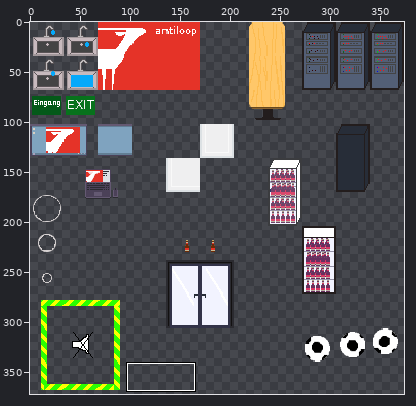
Two states of a sprite sheet, src/assets/Antiloop_Workadventure.png. Above, an overview of the earlier version with the close-up marked.
Close-up. Before the commit:
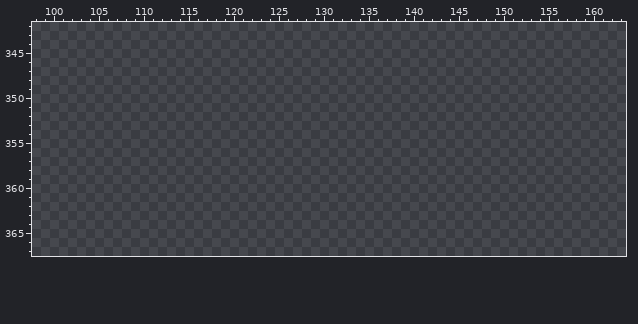
The file is 374x374 pixels. Pixels under 10% opacity are left out. Colours within 5 levels of each other are drawn and written as one. Shown: x 98..163, y 342..367. The wide view leaves out empty margins.
After:
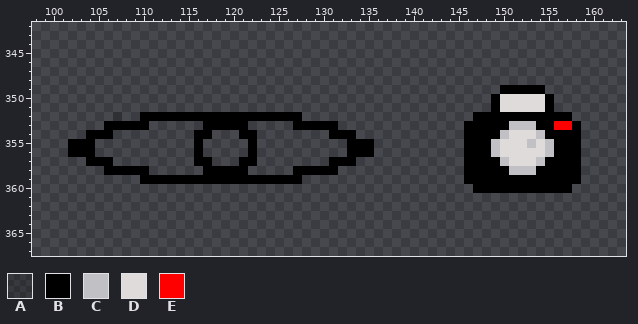
Palette (. is transparent): A #00000035  B #000000  C #c1c1c5  D #dfdbdb  E #ff0000
From old to new:
y 349: x 150..154 ..... -> BBBBB
y 350..351: x 149..155 ....... -> BDDDDDB
y 352: x 107 . -> A; x 110..127 .................. -> BBBBBBBBBBBBBBBBBB; x 147..157 ........... -> BBBBBBBBBBB
y 353: x 106..110 ..... -> BBBBB; x 117..121 ..... -> BBBBB; x 127..131 ..... -> BBBBB; x 146..158 ............. -> BBBBBCCCBBEEB
y 354: x 104..106 ... -> BBB; x 116..117 .. -> BB; x 121..122 .. -> BB; x 131..133 ... -> BBB; x 146..158 ............. -> BBBBCDDDCBBBB
y 355: x 102..104 ... -> BBB; x 116 . -> B; x 122 . -> B; x 133..135 ... -> BBB; x 146..158 ............. -> BBBCDDDCDCBBB
y 356: x 102..104 ... -> BBB; x 116 . -> B; x 122 . -> B; x 133..135 ... -> BBB; x 146..158 ............. -> BBBCDDDDDCBBB
y 357: x 104..106 ... -> BBB; x 116..117 .. -> BB; x 121..122 .. -> BB; x 131..133 ... -> BBB; x 146..158 ............. -> BBBBCDDDCBBBB
y 358: x 106..110 ..... -> BBBBB; x 117..121 ..... -> BBBBB; x 127..131 ..... -> BBBBB; x 146..158 ............. -> BBBBBCCCBBBBB
y 359: x 110..127 .................. -> BBBBBBBBBBBBBBBBBB; x 146..158 ............. -> BBBBBBBBBBBBB
y 360: x 147..157 ........... -> BBBBBBBBBBB
